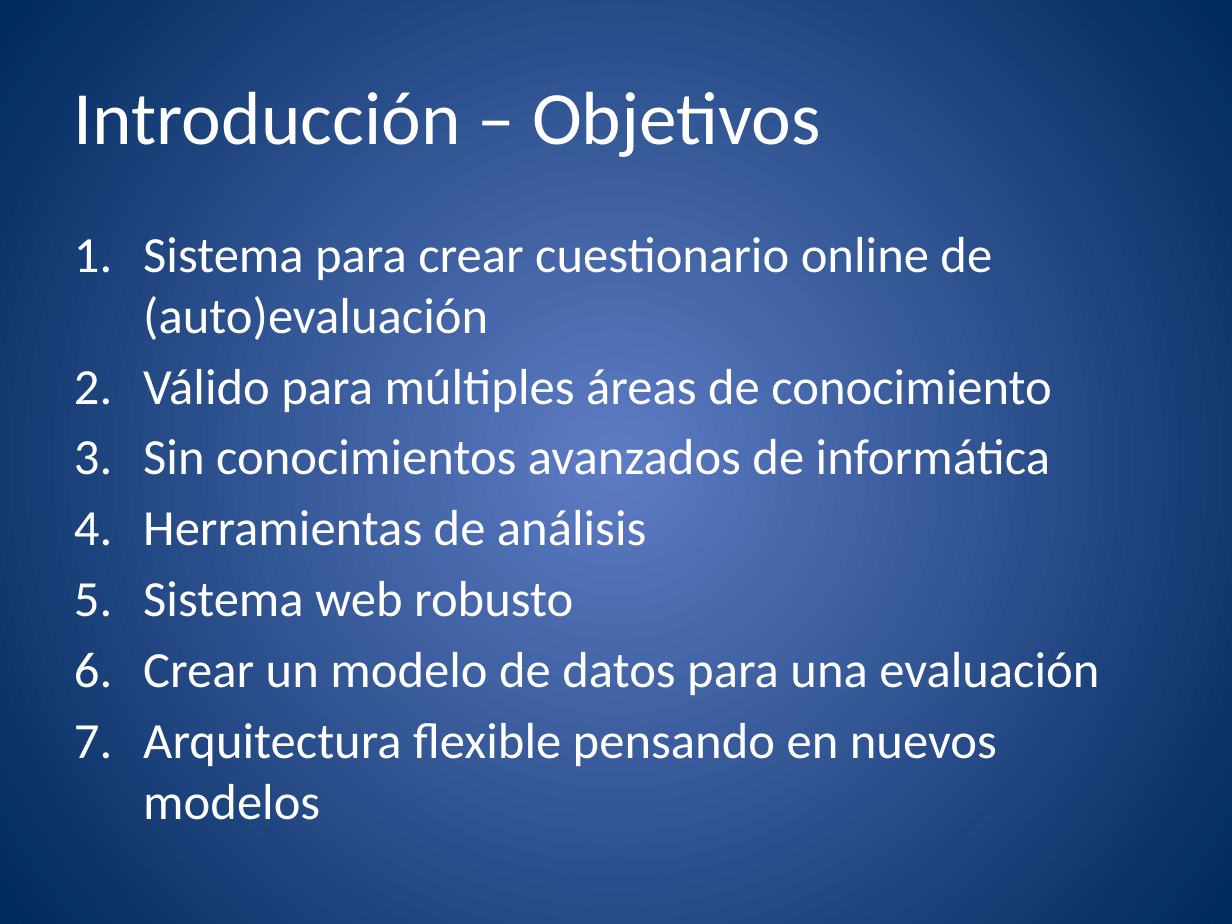
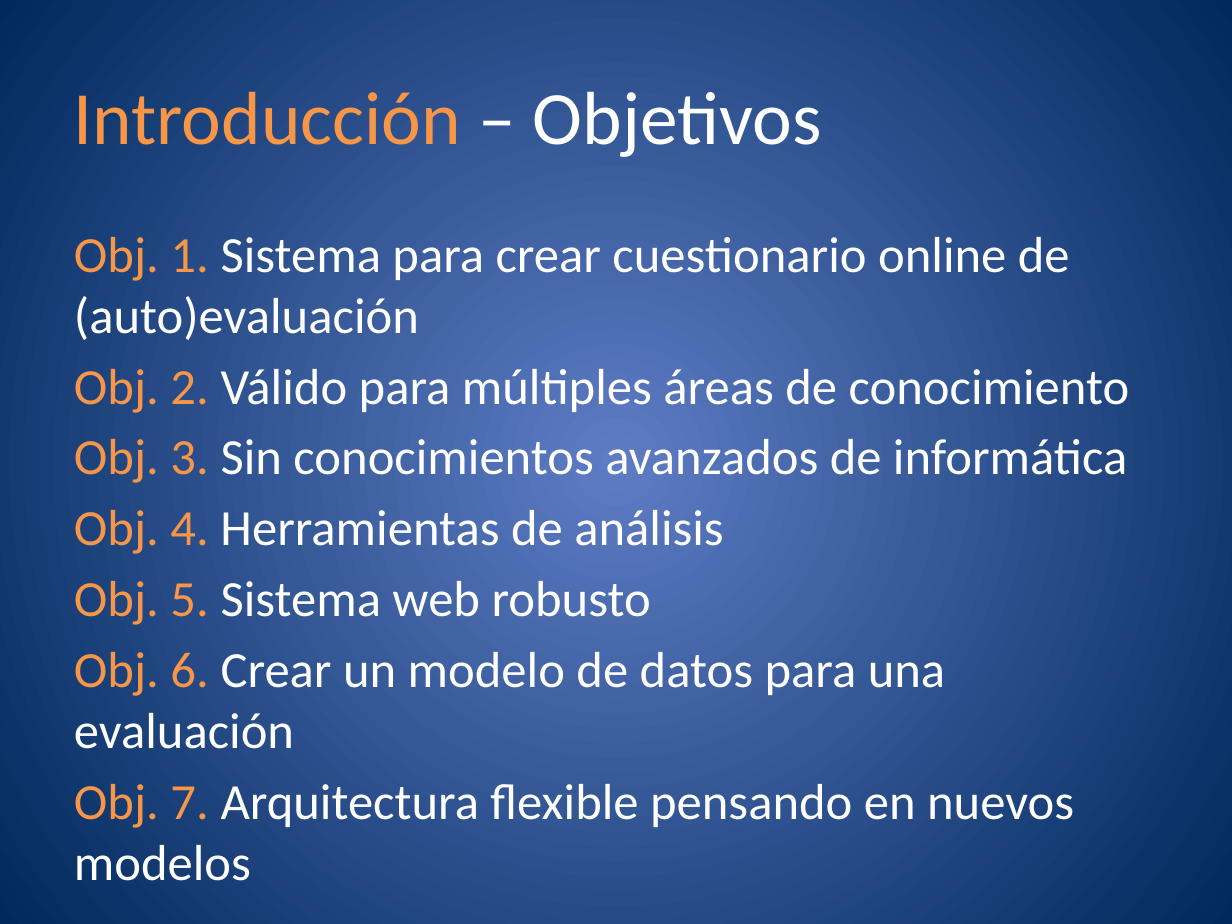
Before and after one commit to molins/TFG, a slide deck: slide 5 of presentacion/TFG.pptx. Drawn at 1232x924 pixels with LibreOffice and Linux fonts; fonts in the diff are those of the drawing. Boxes give left, top, right and bottom in pixels: in the first picture for what was removed or moved away, otherwise in the second. Text is boxed around its words. In the diff, an @@ line names an element or a change of style, - is before the commit and + after.

Commit message:
Presentación final

```diff
--- a/presentacion/TFG.pptx
+++ b/presentacion/TFG.pptx
@@ title "Introducción – Objetivos" at [74, 91, 822, 157]: text colour #FFFFFF to #F79646 in "Introducción" @@
@@ text at [74, 237, 1130, 828]: text changed @@
-1. Sistema para crear cuestionario online de (auto)evaluación
-2. Válido para múltiples áreas de conocimiento
-3. Sin conocimientos avanzados de informática
-4. Herramientas de análisis
-5. Sistema web robusto
-6. Crear un modelo de datos para una evaluación
-7. Arquitectura flexible pensando en nuevos modelos
+Obj. 1. Sistema para crear cuestionario online de (auto)evaluación
+Obj. 2. Válido para múltiples áreas de conocimiento
+Obj. 3. Sin conocimientos avanzados de informática
+Obj. 4. Herramientas de análisis
+Obj. 5. Sistema web robusto
+Obj. 6. Crear un modelo de datos para una evaluación
+Obj. 7. Arquitectura flexible pensando en nuevos modelos
```
Also in this commit, not shown: 33 other slides changed, 3 slides added, 1 slide removed, 4 other files.
